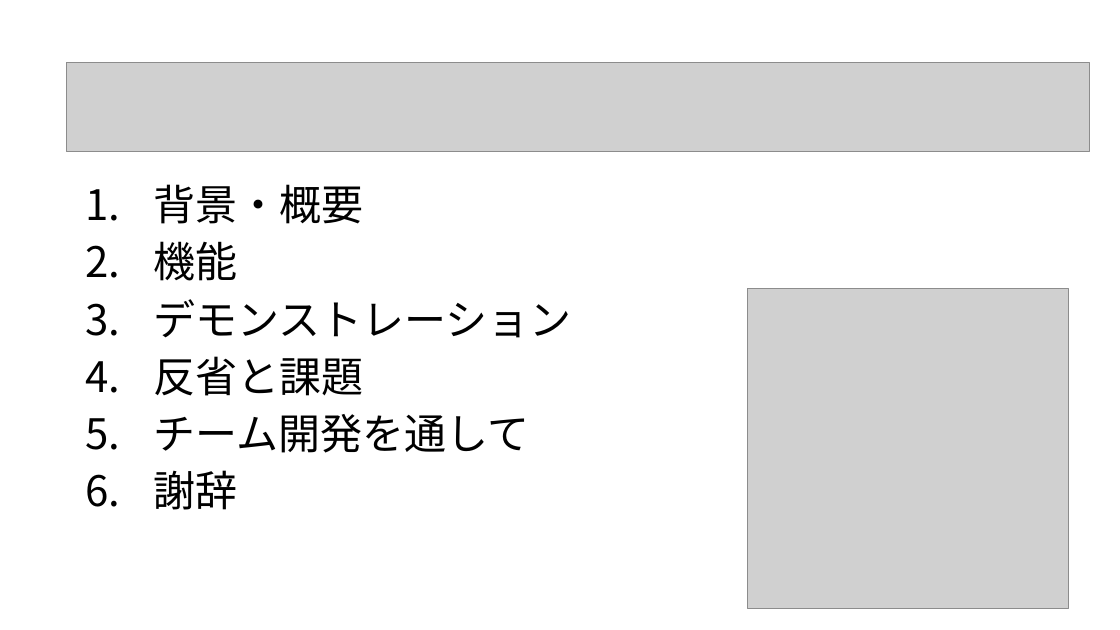
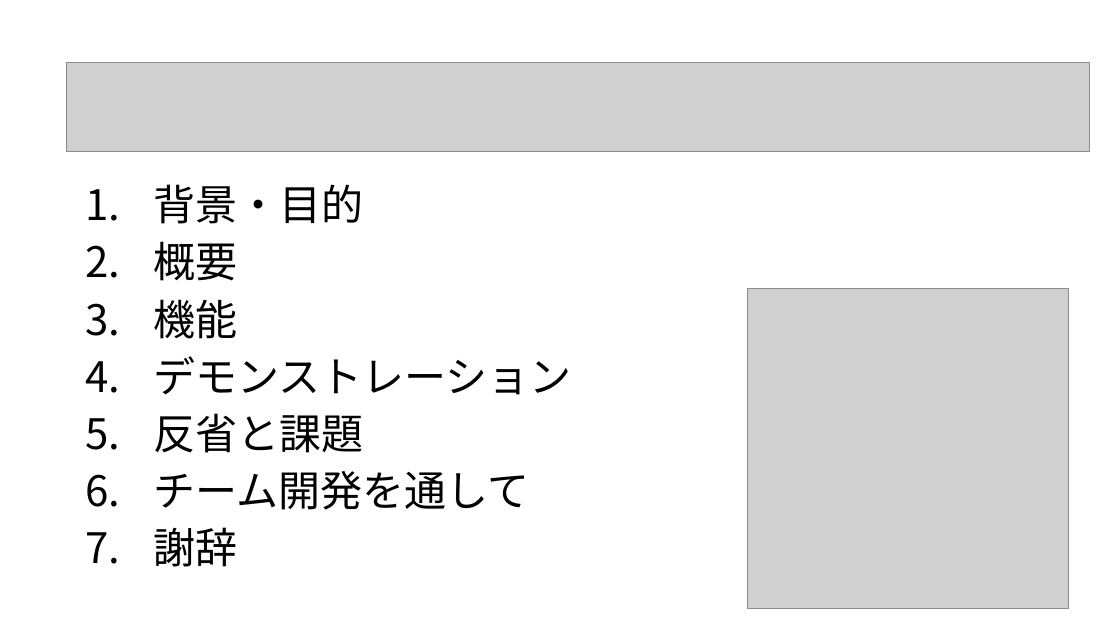
Before and after one commit to dojo2022/F-3, a slide deck: slide 2 of doc/プレゼン資料_F3_なかおっち.pptx. Drawn at 1120x630 pixels with LibreOffice and Linux fonts; fonts in the diff are those of the drawing; grey boxes stand for pictures. Boxes give left, top, right and bottom in pixels: in the first picture for what was removed or moved away, otherwise in the second. Text is boxed around its words. In the diff, an @@ line names an element or a change of style, - is before the commit and + after.

```diff
--- a/doc/プレゼン資料_F3_なかおっち.pptx
+++ b/doc/プレゼン資料_F3_なかおっち.pptx
@@ text at <box>154,184,364,281</box>: text changed @@
-1. 背景・概要
+1. 背景・目的
+2. 概要
```
Also in this commit, not shown: 6 other slides changed, 7 slides added, 6 slides removed, 1 other file.
